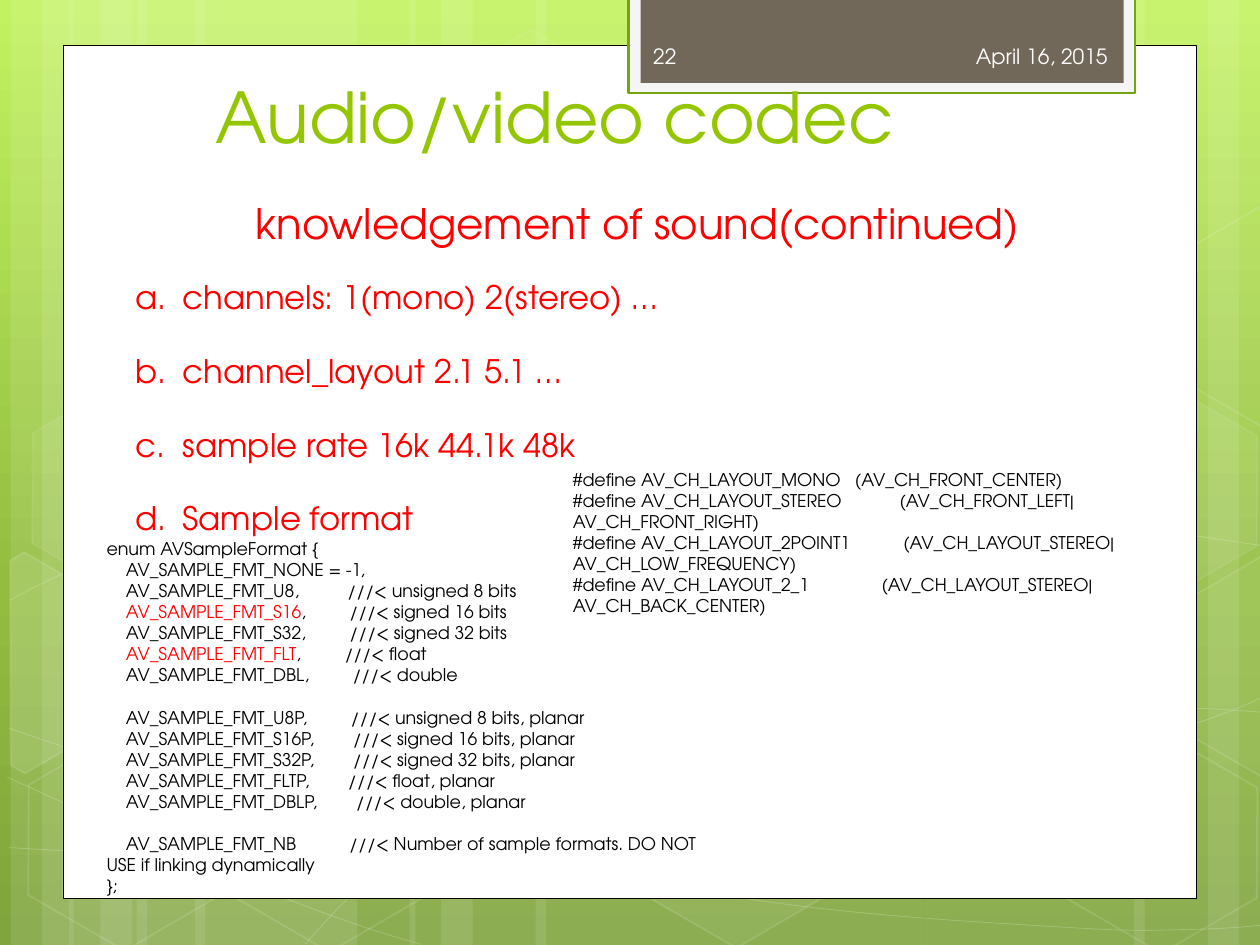
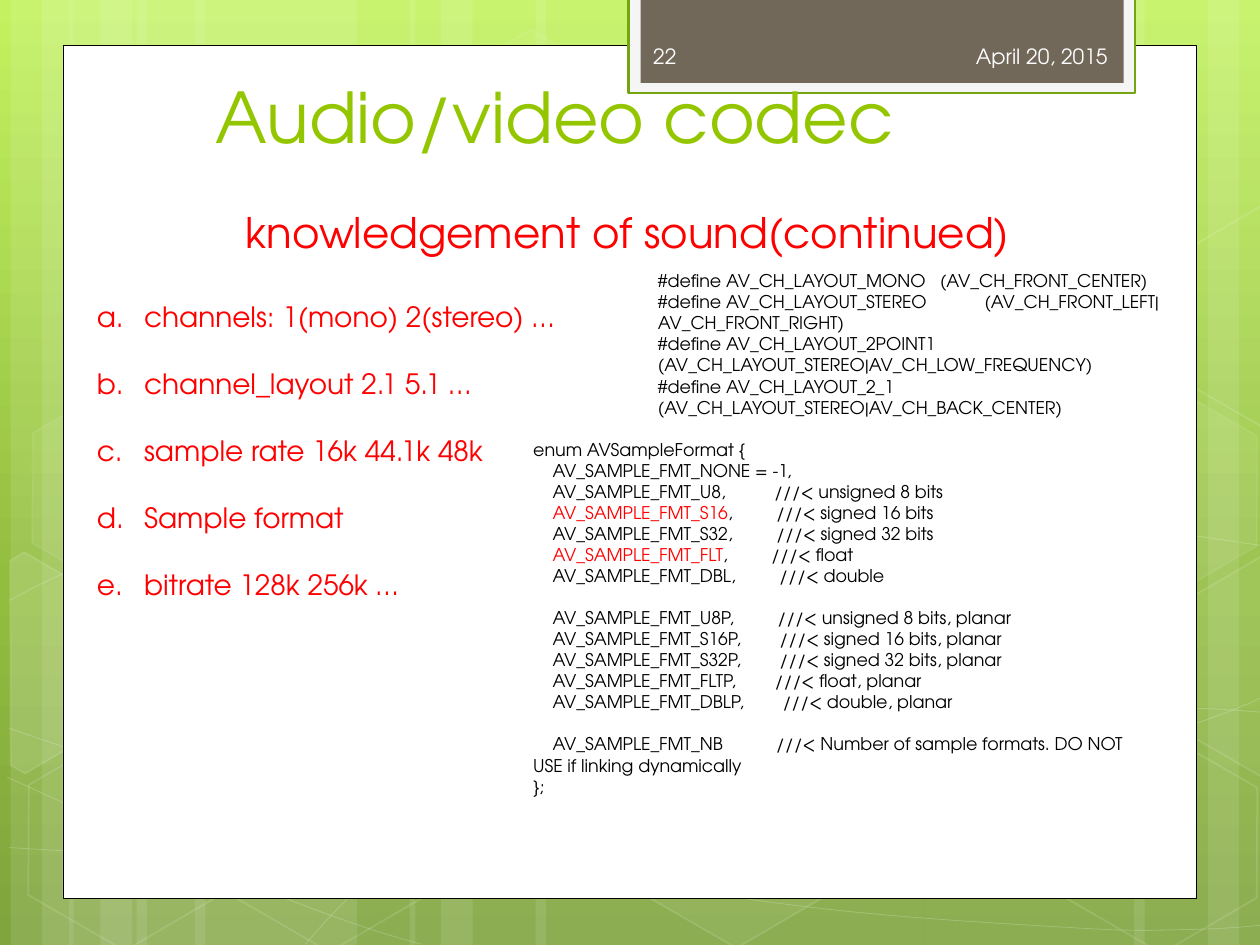
Before and after one commit to peterjerry/MeetSDK, a slide deck: slide 22 of engine2/Doc/training/mediaplayer_training.pptx. Drawn at 1260x945 pixels with LibreOffice and Linux fonts; fonts in the diff are those of the drawing. Boxes give left, top, right and bottom in pixels: in the first picture for what was removed or moved away, otherwise in the second. Text is boxed around its words. In the diff, an @@ line names an element or a change of style, - is before the commit and + after.

Commit message:
1 fix audio mode surface release problem 2 add meetplayer resource 3 fix xoplayer UpdateCheckEvent 4 update training ppt 5 fix fifobuffer.cpp

```diff
--- a/engine2/Doc/training/mediaplayer_training.pptx
+++ b/engine2/Doc/training/mediaplayer_training.pptx
@@ text at [976,48,1107,68]: text changed @@
-April 16, 2015
+April 20, 2015
@@ text "knowledgement of sound(continued)": place and size @@
-text "knowledgement of sound(continued)" at [256,208,1019,249]
+text "knowledgement of sound(continued)" at [246,217,1009,258]
@@ text "channels: 1(mono) 2(stereo) …": place and size @@
-text "channels: 1(mono) 2(stereo) …" at [183,284,623,547]
+text "channels: 1(mono) 2(stereo) …" at [144,306,524,596]
@@ text "#define AV_CH_LAYOUT_MONO (AV_CH_FRONT_CENTER)" rewrapped from [573,473,1114,616] to [658,274,1160,418] @@
@@ text at [144,306,524,534]: size 18.5 to 16 pt in "channels: 1(mono) 2(stereo) …", "channel_layout 2.1 5.1 …", "sample rate 16k 44.1k 48k", "Sample format"; line spacing 1.9 to 2 @@
@@ text "enum AVSampleFormat {": place and size @@
-text "enum AVSampleFormat {" at [107,542,696,854]
+text "enum AVSampleFormat {" at [533,443,1123,754]
@@ text at [144,574,368,596]: paragraph added @@
+e. bitrate 128k 256k …
```
Also in this commit, not shown: 56 other slides changed, 5 slides added, 32 other files.
